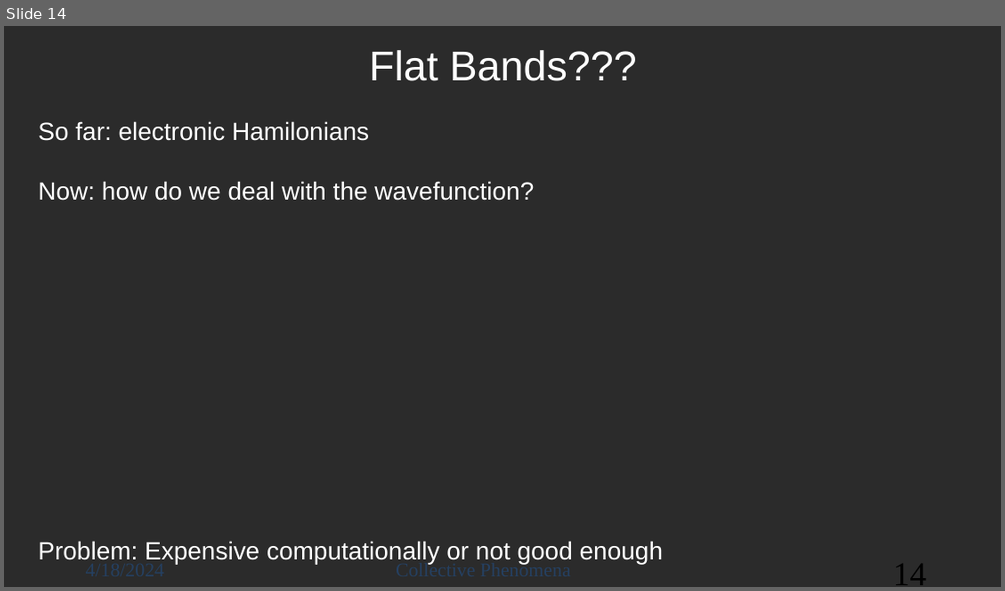
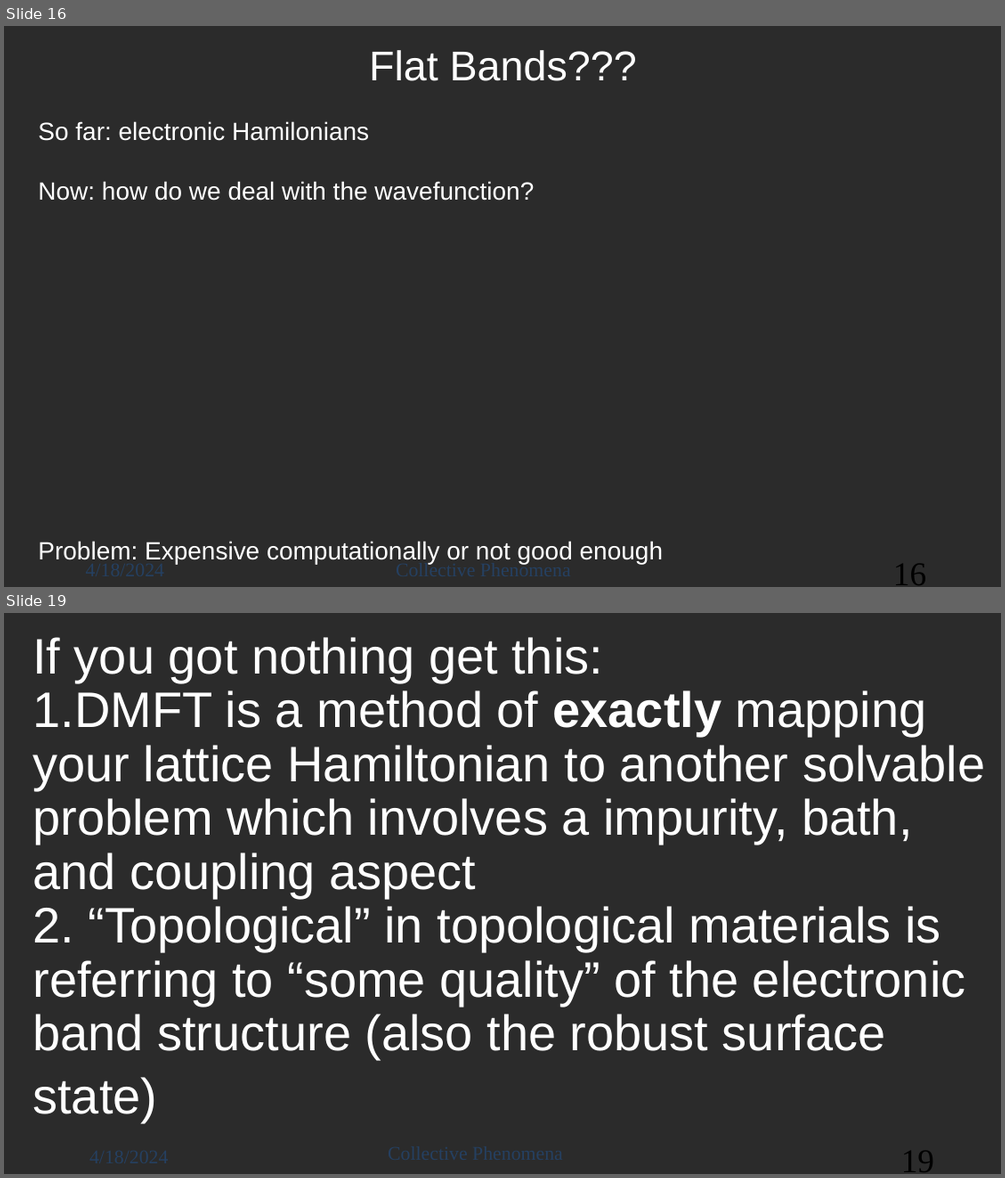
Before and after one commit to jacobsc050/projects, a slide deck: collective_phenomena/lecture.pptx. Shown one above the other, each under a label of ours: slide 14 before the commit, slides 16 and 19 after it; the slides between them are not shown. The pictures are 1005x591 and 1005x1178 pixels, drawn with LibreOffice and Linux fonts; fonts in the diff are those of the drawing; background and template pictures are left out; a plain dark background stands for a picture behind light text. Boxes give left, top, right and bottom in pixels: in the first picture for what was removed or moved away, otherwise in the second. Text is boxed around its words. In the diff, an @@ line names an element or a change of style, - is before the commit and + after.

```diff
--- a/collective_phenomena/lecture.pptx
+++ b/collective_phenomena/lecture.pptx
@@ slide 19 added at (x1=4, y1=613, x2=1001, y2=1174), background picture (left out) @@
@@ title added at (x1=32, y1=637, x2=985, y2=1122), 36 pt, text #FFFFFF @@
+If you got nothing get this:
+1.DMFT is a method of exactly mapping your lattice Hamiltonian to another solvable problem which involves a impurity, bath, and coupling aspect
+2. “Topological” in topological materials is referring to “some quality” of the electronic band structure (also the robust surface state)
@@ text added at (x1=80, y1=1138, x2=306, y2=1171), 14 pt, text #254061 @@
+4/18/2024
@@ text added at (x1=378, y1=1136, x2=604, y2=1169), 14 pt, text #254061 @@
+Collective Phenomena
@@ page number added at (x1=901, y1=1151, x2=934, y2=1172), 24 pt, text #000000 @@
+19
@@ what was slide 14 is now slide 16 @@
@@ page number at (x1=893, y1=564, x2=926, y2=585): text changed @@
-14
+16
```
Also in this commit, not shown: 6 slides changed, 4 other slides added, 1 other file.
